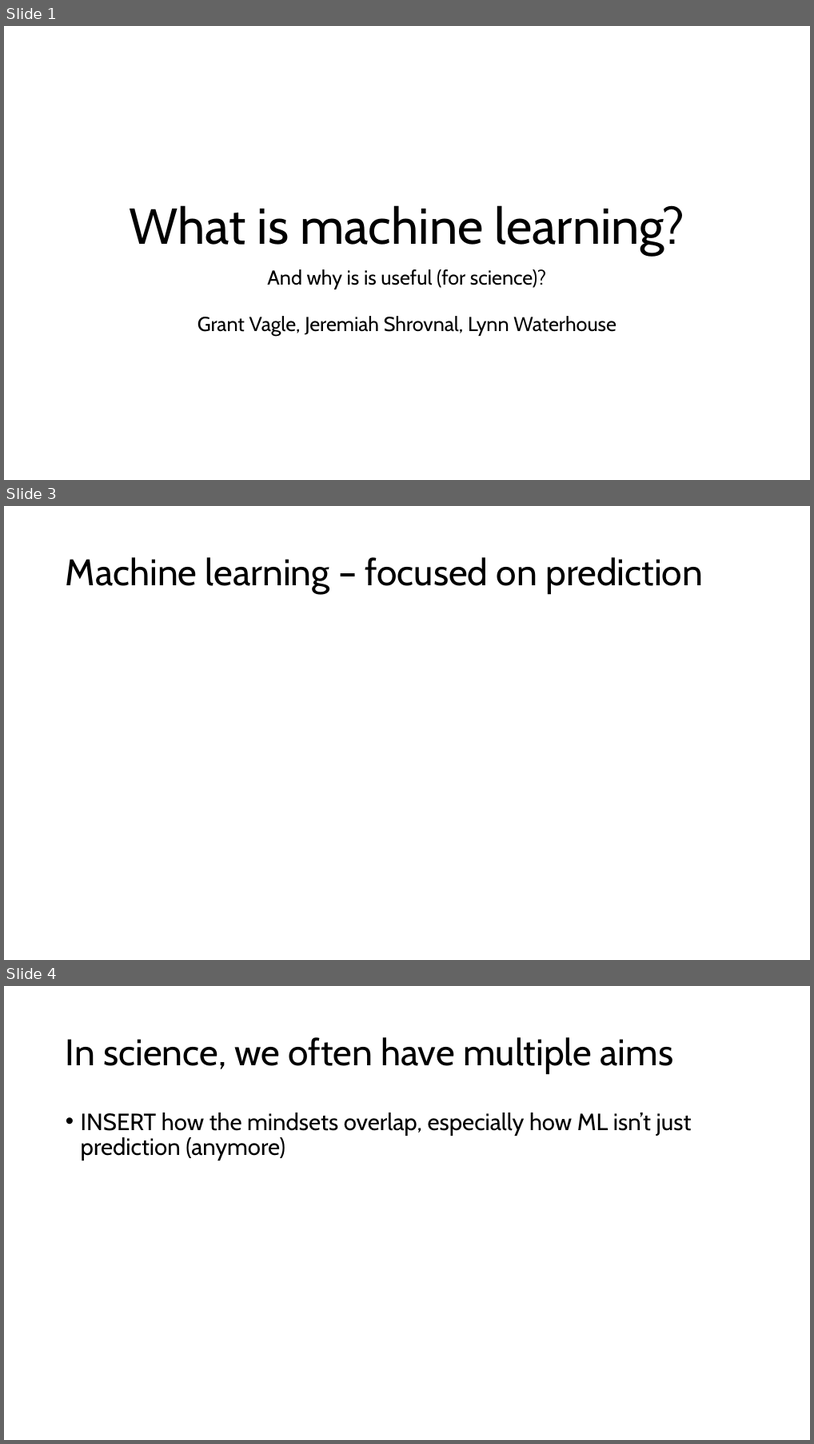
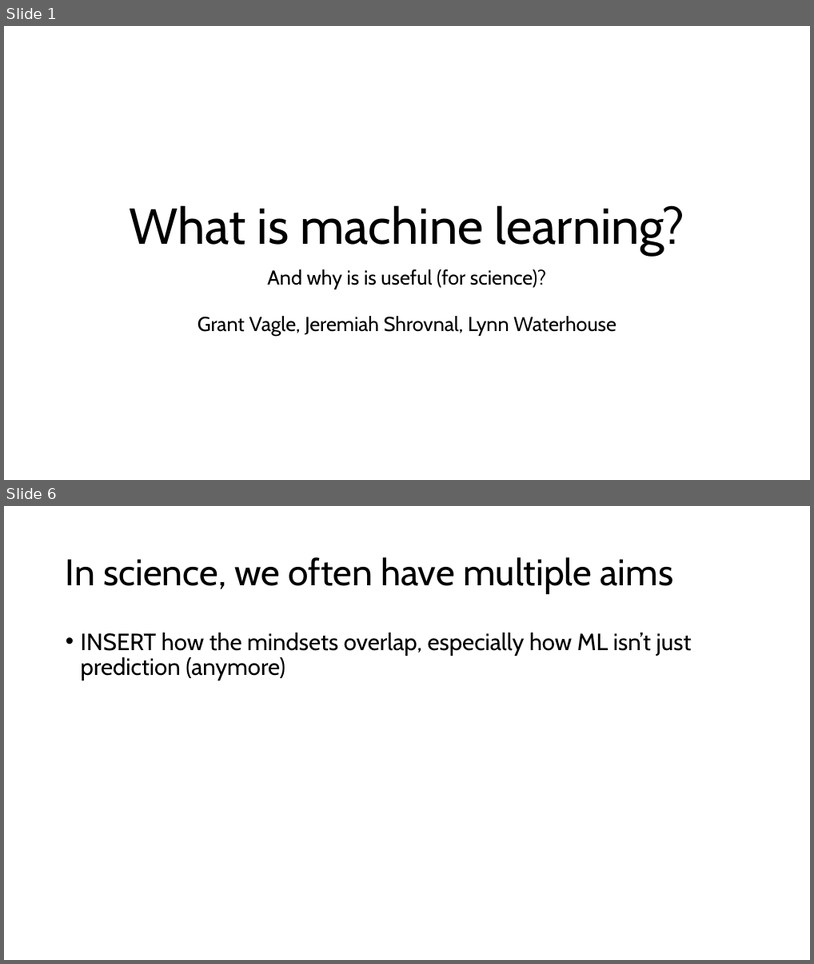
Before and after one commit to grantvagle/ml_methods_workshop, a slide deck: slides/01_what_is_ml.pptx. Shown one above the other, each under a label of ours: slides 1, 3 and 4 before the commit, slides 1 and 6 after it; the slides between them are not shown. The pictures are 814x1444 and 814x964 pixels, drawn with LibreOffice and Linux fonts; fonts in the diff are those of the drawing. Boxes give left, top, right and bottom in pixels: in the first picture for what was removed or moved away, otherwise in the second. Text is boxed around its words. In the diff, an @@ line names an element or a change of style, - is before the commit and + after.

```diff
--- a/slides/01_what_is_ml.pptx
+++ b/slides/01_what_is_ml.pptx
@@ slide 3 removed at <box>4,506,810,960</box>, background #FFFFFF @@
@@ title removed at <box>66,557,704,594</box> @@
-Machine learning – focused on prediction
@@ what was slide 4 is now slide 6 @@
```
Also in this commit, not shown: 1 slide changed, 3 slides added.
